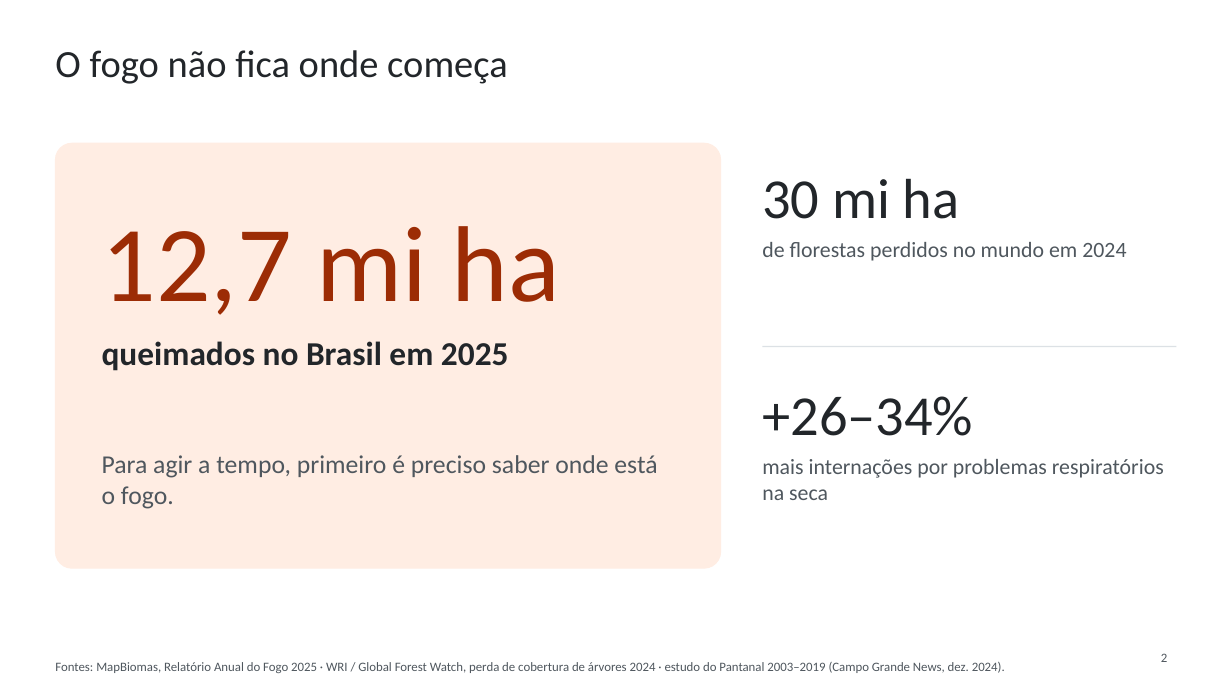
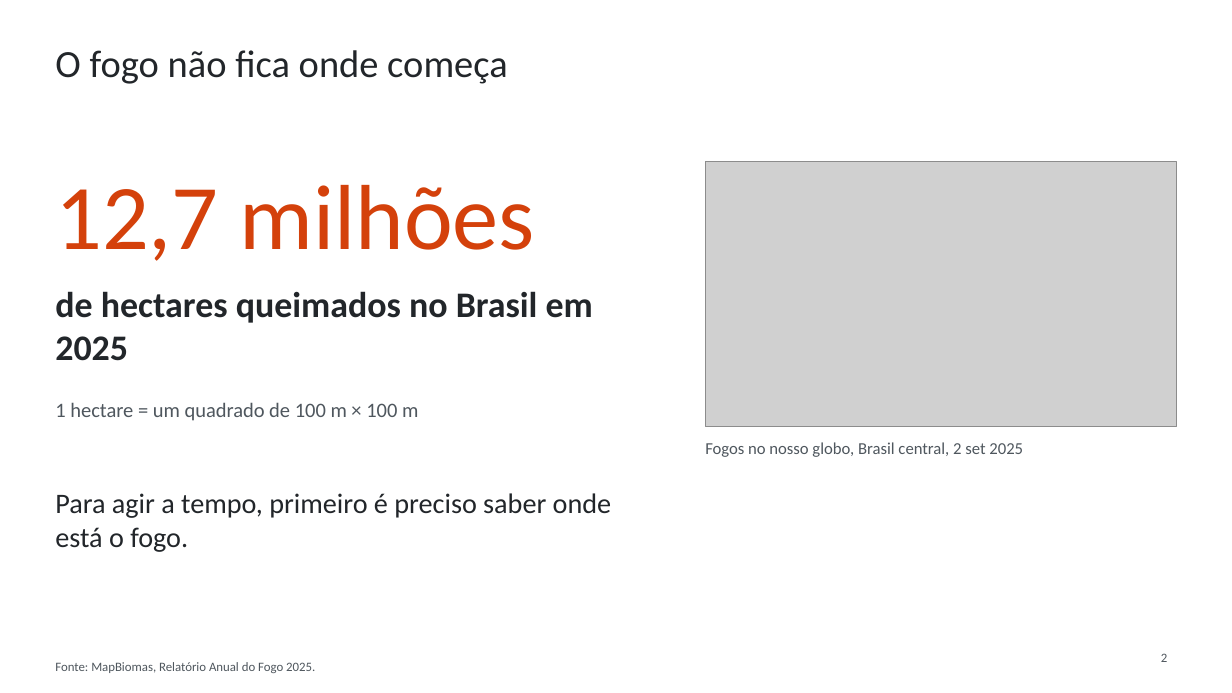
Before and after one commit to WednyFernandes/de-olho-no-fogo, a slide deck: slide 2 of public/apresentacao/de-olho-no-fogo-space-apps-2026-pt.pptx. Drawn at 1232x693 pixels with LibreOffice and Linux fonts; fonts in the diff are those of the drawing; grey boxes stand for pictures. Boxes give left, top, right and bottom in pixels: in the first picture for what was removed or moved away, otherwise in the second. Text is boxed around its words. In the diff, an @@ line names an element or a change of style, - is before the commit and + after.

```diff
--- a/public/apresentacao/de-olho-no-fogo-space-apps-2026-pt.pptx
+++ b/public/apresentacao/de-olho-no-fogo-space-apps-2026-pt.pptx
@@ rounded rectangle removed at box(55, 143, 721, 568) @@
@@ picture added at box(705, 162, 1177, 427) @@
@@ text removed at box(762, 178, 960, 219) @@
-30 mi ha
@@ text at box(55, 185, 535, 261): text changed; size 84 to 72 pt; text colour #9C2C05 to #D4410B @@
-12,7 mi ha
+12,7 milhões
@@ text at box(55, 291, 593, 361): text changed; size 26 to 28 pt @@
-queimados no Brasil em 2025
+de hectares queimados no Brasil em 2025
@@ line removed from (762, 347) to (1177, 347) @@
@@ text added at box(55, 402, 418, 421), 16 pt, text #4F575E @@
+1 hectare = um quadrado de 100 m × 100 m
@@ text removed at box(762, 396, 973, 436) @@
-+26–34%
@@ text at box(705, 442, 1023, 457): text changed; size 17 to 13 pt @@
-de florestas perdidos no mundo em 2024
+Fogos no nosso globo, Brasil central, 2 set 2025
@@ text removed at box(762, 459, 1164, 500) @@
-mais internações por problemas respiratórios na seca
@@ text "Para agir a tempo, primeiro ...": place and size @@
-text "Para agir a tempo, primeiro ..." at box(102, 455, 657, 509)
+text "Para agir a tempo, primeiro ..." at box(55, 493, 611, 552)
@@ text "Para agir a tempo, primeiro ..." at box(55, 493, 611, 552): size 20 to 22 pt, text colour #4F575E to #22262A @@
@@ text at box(55, 662, 315, 673): text changed @@
-Fontes: MapBiomas, Relatório Anual do Fogo 2025 · WRI / Global Forest Watch, perda de cobertura de árvores 2024 · estudo do Pantanal 2003–2019 (Campo Grande News, dez. 2024).
+Fonte: MapBiomas, Relatório Anual do Fogo 2025.
```
Also in this commit, not shown: 2 other slides changed, 2 slides added, 2 slides removed, 7 other files.
